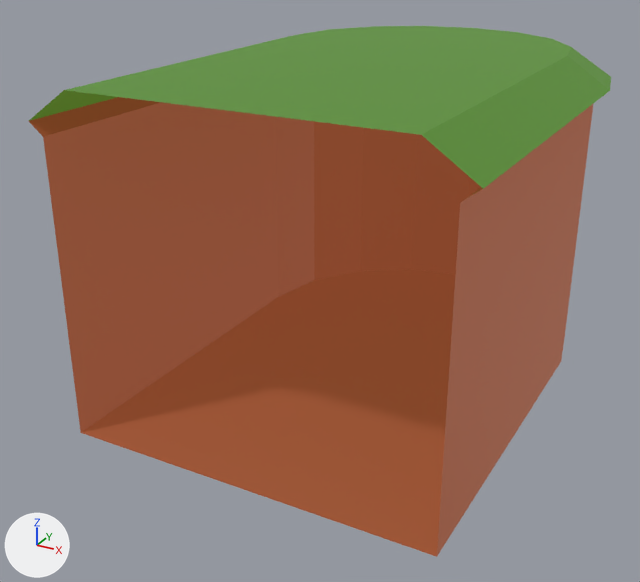
An edit to the glTF model assets/models/tiles/tile_island_end.glb, drawn before and after from the same camera.
One viewpoint serves both versions: a 50 mm camera at (0.403, -0.975, 0.15) aimed at (-0.047, -0.157, -0.259). Arrows for +X, +Y and +Z are at lower left; the lights stay in place. The older version comes first. Vertices at exactly the same position are counted once.

Before the edit, the objects in view are built like this:
```python
me_tile_cliff_end_mesh_001 = bpy.data.meshes.new('Tile_Cliff_End_Mesh.001')
me_tile_cliff_end_mesh_001.from_pydata(...)  # 48 vertices, 84 faces; spans x -0.216..0.216, y -0.4..0.216, z -0.36..0.0
me_tile_cliff_end_mesh_001.materials.append(mat_gradient)
# before: 0 (0.2, -0.4, -0.36) at pixel (436, 556), 4 (0.2, 0.0, -0.36) at pixel (561, 361), 8 (0.185, 0.077, -0.36) at pixel (565, 334), 12 (0.141, 0.141, -0.36), 16 (0.077, 0.185, -0.36)
# before: 20 (0.0, 0.2, -0.36), 24 (-0.077, 0.185, -0.36) at pixel (411, 269), 28 (-0.141, 0.141, -0.36) at pixel (360, 270), 32 (-0.185, 0.077, -0.36) at pixel (314, 280), 36 (-0.2, 0.0, -0.36) at pixel (278, 296)
# before: 40 (-0.2, -0.4, -0.36) at pixel (80, 432), 46 (0.0, 0.0, -0.36) at pixel (409, 326), 47 (0.0, -0.4, -0.36) at pixel (240, 488)
ob_tile_cliff_end_export = bpy.data.objects.new('Tile_Cliff_End_Export', me_tile_cliff_end_mesh_001)
ob_tile_cliff_end_export.location = (0.0, 0.0, 0.0)
```
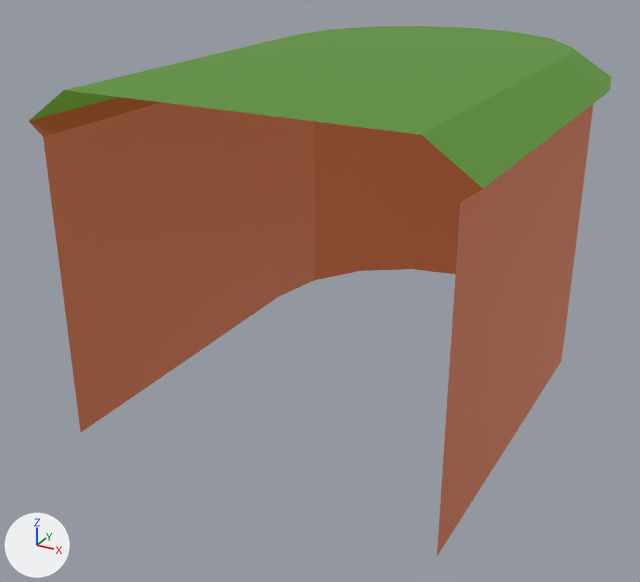
Changed parts and their boxes (x1, y1, x2, y2) in the pictures (640 x 582 px):
'Tile_Cliff_End_Export', reshaped: before (29, 26, 611, 557); after (29, 26, 611, 556)
part 1 of me_tile_cliff_end_mesh_001, deleted (brown): before (81, 269, 456, 557)

Diff of the bpy script that builds the scene:
```diff
--- a/assets/models/tiles/tile_island_end.glb.py
+++ b/assets/models/tiles/tile_island_end.glb.py
@@ me_tile_cliff_end_mesh_001 @@
 # used by ob_tile_cliff_end_export; location = (0.0, 0.0, 0.0)
 # verts and faces of me_tile_cliff_end_mesh_001; kept vertices keep their numbers, new ones are numbered from 48
-me_tile_cliff_end_mesh_001.from_pydata(...)  # 48 vertices, 84 faces; spans x -0.216..0.216, y -0.4..0.216, z -0.36..0.0
+me_tile_cliff_end_mesh_001.from_pydata(...)  # 45 vertices, 71 faces; spans x -0.216..0.216, y -0.4..0.216, z -0.36..0.0
+# me_tile_cliff_end_mesh_001 part 1
+delete_vertices([46, 47])  # with the faces that use them
+# other edits to the shape of me_tile_cliff_end_mesh_001 do not show in these pictures
 me_tile_cliff_end_mesh_001.materials.append(mat_gradient)
```
